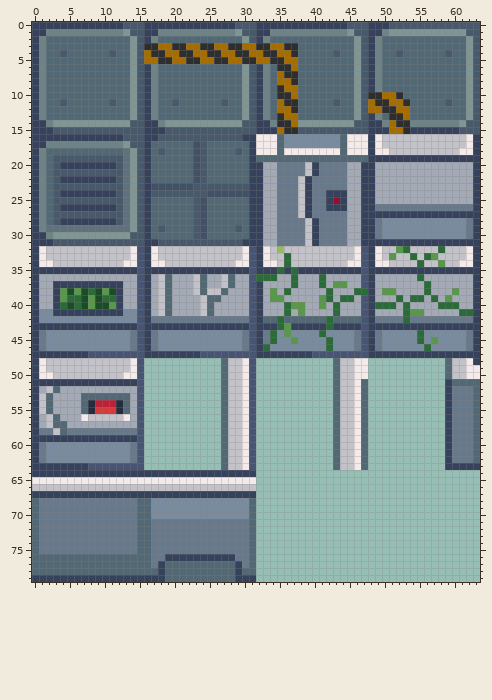
One commit to this sprite sheet: Art/lab tileset.png. Above: the version before the commit.
The file is 64x80 pixels. Colours within 5 levels of each other are drawn and written as one.
After:
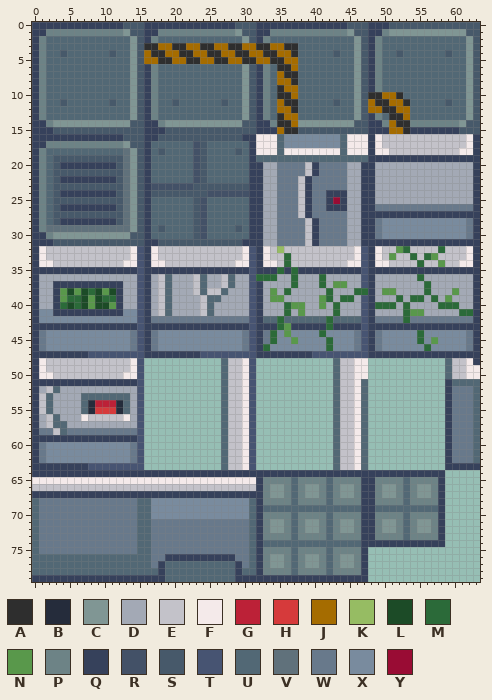
Palette (. is transparent): A #2e2e2e  B #252c3b  C #809694  D #a3a9b5  E #c3c2c9  F #f4eaea  G #bc2137  H #d63a3b  J #a56c00  K #96bc63  L #1c4b27  M #2b6a39  N #59984b  P #6d8386  Q #36415b  R #435167  S #47596a  T #475472  U #526875  V #60717b  W #68798b  X #798b9e  Y #990c34
Message: Updated lab tileset added corners/straight edge
Edits made:
@@ x 30..60 @@
 63 FT...........UEEFU...........QQ
-64 QQ.............................
-65 FF.............................
-66 EE.............................
-67 QQ.............................
-68 XU.............................
-69 XU.............................
-70 XU.............................
-71 WU.............................
-72 WU.............................
-73 WU.............................
-74 WU.............................
-75 WU.............................
-76 WU.............................
-77 WU.............................
-78 UU.............................
-79 QQ.............................
+64 QQQQQQQQQQQQQQQQQQQQQQQQQQQQQ..
+65 FFQPPPPUPPPPUPPPPQQPPPPUPPPPQ..
+66 EEQPCCPUPCCPUPCCPQQPCCPUPCCPQ..
+67 QQQPCCPUPCCPUPCCPQQPCCPUPCCPQ..
+68 XUQPPPPUPPPPUPPPPQQPPPPUPPPPQ..
+69 XUQUUUUUUUUUUUUUUQQUUUUUUUUUQ..
+70 XUQPPPPUPPPPUPPPPQQPPPPUPPPPQ..
+71 WUQPCCPUPCCPUPCCPQQPCCPUPCCPQ..
+72 WUQPCCPUPCCPUPCCPQQPCCPUPCCPQ..
+73 WUQPPPPUPPPPUPPPPQQPPPPUPPPPQ..
+74 WUQUUUUUUUUUUUUUUQQQQQQQQQQQQ..
+75 WUQPPPPUPPPPUPPPPQ.............
+76 WUQPCCPUPCCPUPCCPQ.............
+77 WUQPCCPUPCCPUPCCPQ.............
+78 UUQPPPPUPPPPUPPPPQ.............
+79 QQQQQQQQQQQQQQQQQQ.............
Changed places in both pictures, as pixel boxes (x1, y1, x2, y2):
added: (256, 470, 445, 582)
